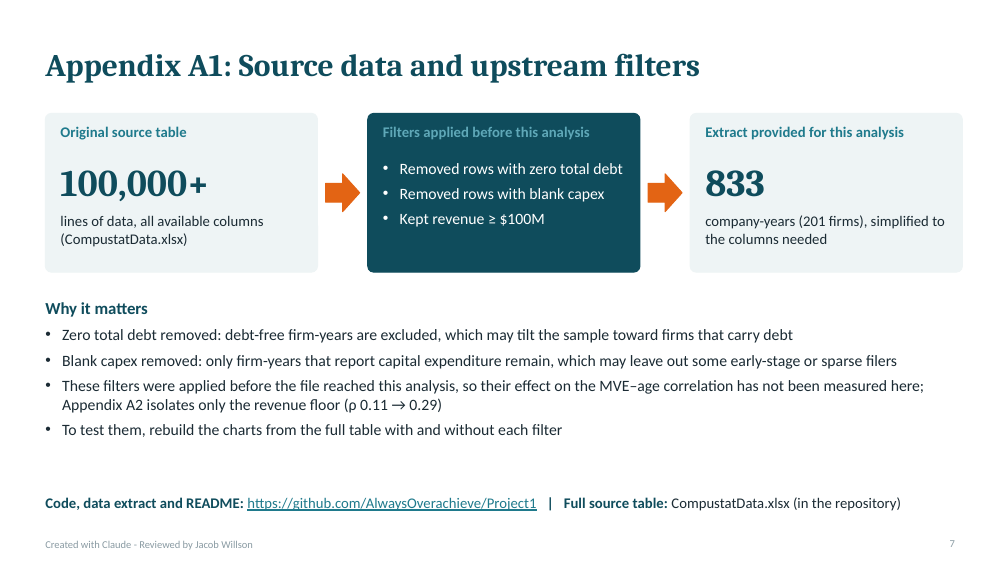
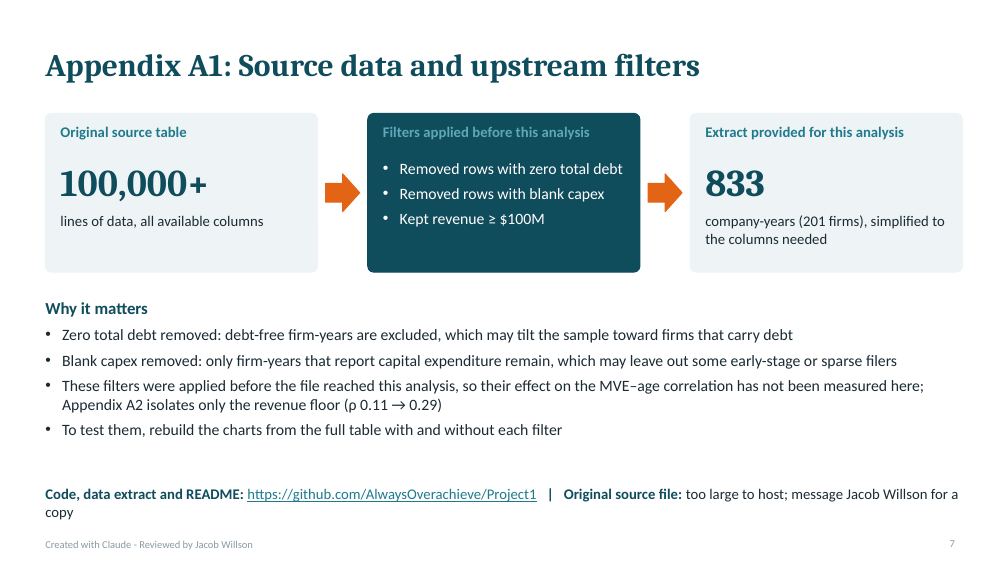
Before and after one commit to AlwaysOverachieve/Project1, a slide deck: slide 7 of out/Biotech_MVE_vs_Age.pptx. Drawn at 1008x567 pixels with LibreOffice and Linux fonts; fonts in the diff are those of the drawing. Boxes give left, top, right and bottom in pixels: in the first picture for what was removed or moved away, otherwise in the second. Text is boxed around its words. In the diff, an @@ line names an element or a change of style, - is before the commit and + after.

```diff
--- a/out/Biotech_MVE_vs_Age.pptx
+++ b/out/Biotech_MVE_vs_Age.pptx
@@ text at [60,215,263,228]: text changed @@
-lines of data, all available columns (CompustatData.xlsx)
+lines of data, all available columns
@@ text at [45,488,958,520]: text changed; text colour #1F7A8C to #0F4C5C @@
-Code, data extract and README: https://github.com/AlwaysOverachieve/Project1 | Full source table: CompustatData.xlsx (in the repository)
+Code, data extract and README: https://github.com/AlwaysOverachieve/Project1 | Original source file: too large to host; message Jacob Willson for a copy
```
Also in this commit, not shown: 2 other files.
